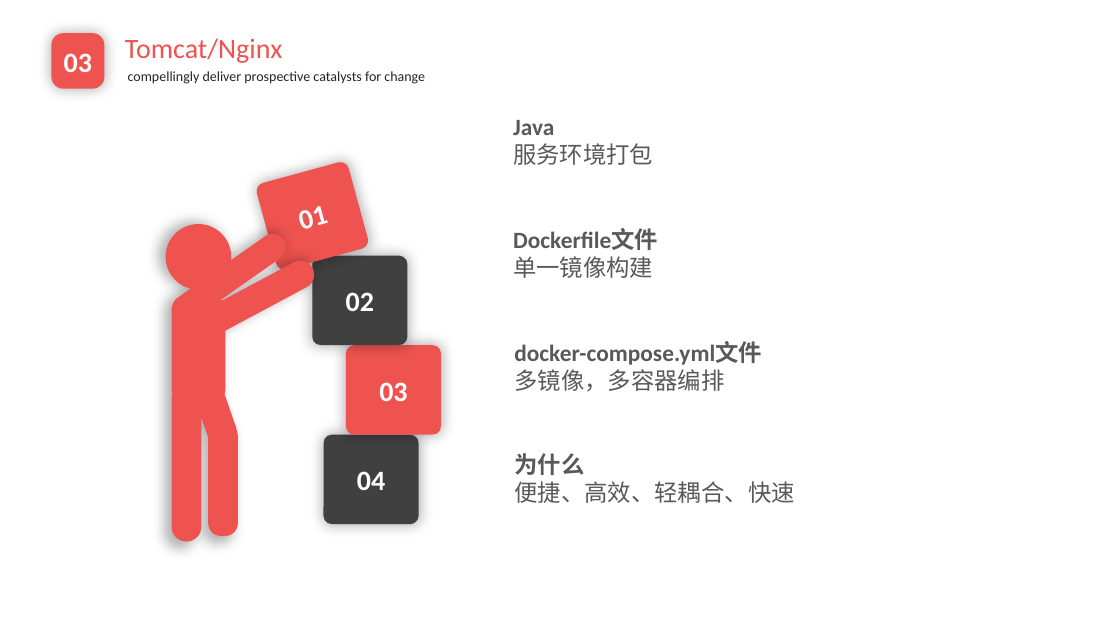
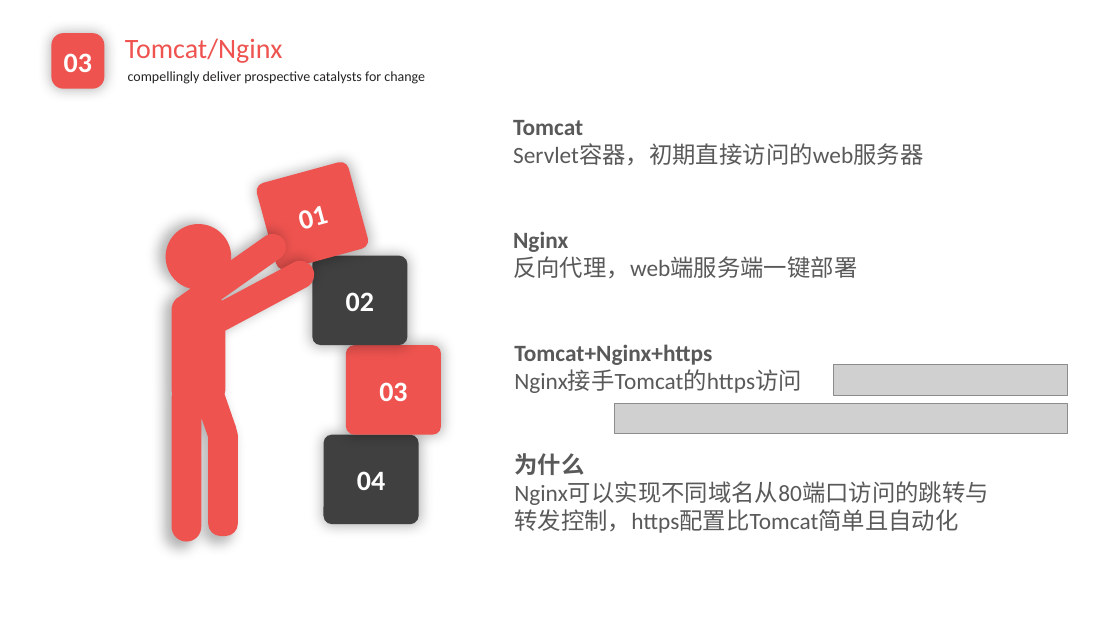
Before and after one commit to EnInternalChat/se2017, a slide deck: slide 12 of doc/个人汇报-陈潢.pptx (slide 11 before the commit). Drawn at 1120x630 pixels with LibreOffice and Linux fonts; fonts in the diff are those of the drawing; grey boxes stand for pictures; background and template pictures are left out. Boxes give left, top, right and bottom in pixels: in the first picture for what was removed or moved away, otherwise in the second. Text is boxed around its words. In the diff, an @@ line names an element or a change of style, - is before the commit and + after.

```diff
--- a/doc/个人汇报-陈潢.pptx
+++ b/doc/个人汇报-陈潢.pptx
@@ text at [513, 120, 923, 165]: text changed @@
-Java
-服务环境打包
+Tomcat
+Servlet容器，初期直接访问的web服务器
@@ text at [513, 231, 857, 278]: text changed; bold off @@
-Dockerfile文件
-单一镜像构建
+Nginx
+反向代理，web端服务端一键部署
@@ text at [514, 344, 802, 393]: text changed; bold off @@
-docker-compose.yml文件
-多镜像，多容器编排
+Tomcat+Nginx+https
+Nginx接手Tomcat的https访问
@@ picture added at [834, 365, 1069, 397] @@
@@ picture added at [614, 404, 1068, 434] @@
@@ text at [514, 509, 958, 533]: text changed @@
-便捷、高效、轻耦合、快速
+Nginx可以实现不同域名从80端口访问的跳转与转发控制，https配置比Tomcat简单且自动化
```
Also in this commit, not shown: 9 other slides changed, 3 slides added, 36 slides removed, 1 other file.
